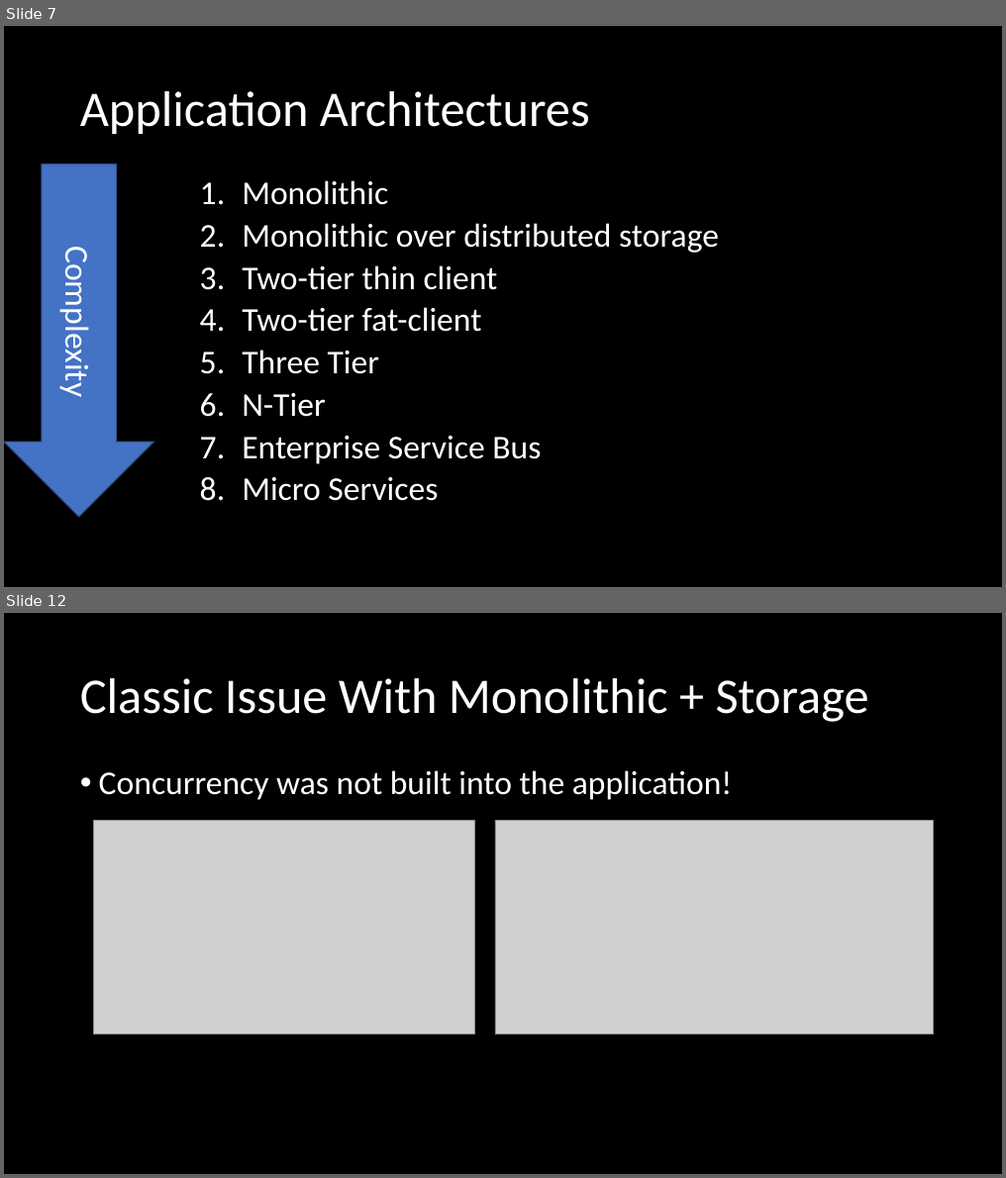
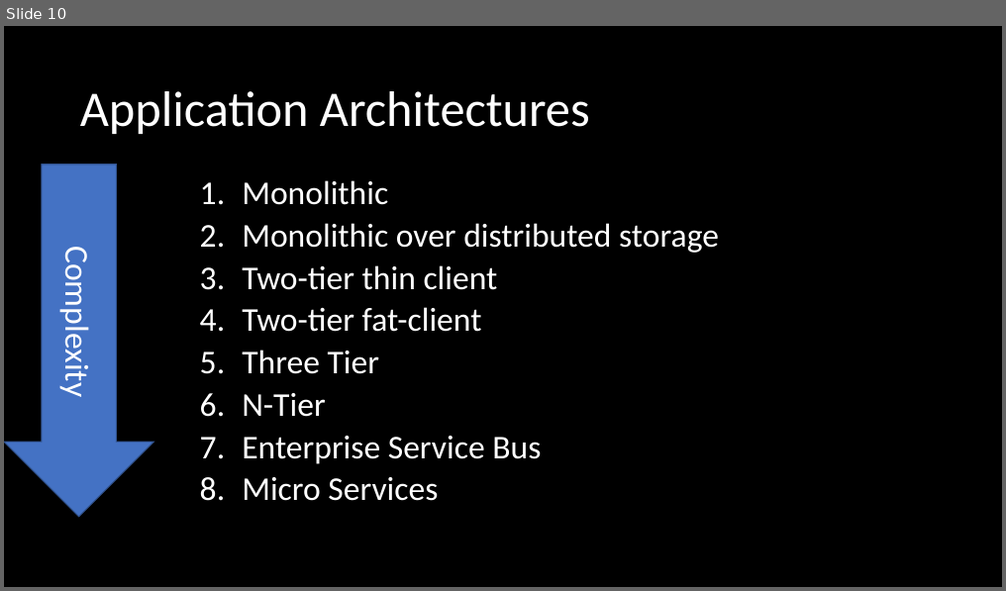
Before and after one commit to orstewar/ist346-content, a slide deck: content/09-services-application-architectures.pptx. Shown one above the other, each under a label of ours: slides 7 and 12 before the commit, slide 10 after it; the slides between them are not shown. The pictures are 1006x1178 and 1006x591 pixels, drawn with LibreOffice and Linux fonts; fonts in the diff are those of the drawing; grey boxes stand for pictures. Boxes give left, top, right and bottom in pixels: in the first picture for what was removed or moved away, otherwise in the second. Text is boxed around its words. In the diff, an @@ line names an element or a change of style, - is before the commit and + after.

```diff
--- a/content/09-services-application-architectures.pptx
+++ b/content/09-services-application-architectures.pptx
@@ slide 12 removed at [4, 613, 1002, 1174], background #000000 @@
@@ title removed at [80, 678, 869, 722] @@
-Classic Issue With Monolithic + Storage
@@ text removed at [99, 770, 732, 800] @@
-• Concurrency was not built into the application!
@@ picture removed at [93, 820, 474, 1034] @@
@@ picture removed at [495, 820, 934, 1035] @@
@@ what was slide 7 is now slide 10 @@
```
Also in this commit, not shown: 5 slides changed, 4 slides added, 22 other slides removed, 2 other files.
